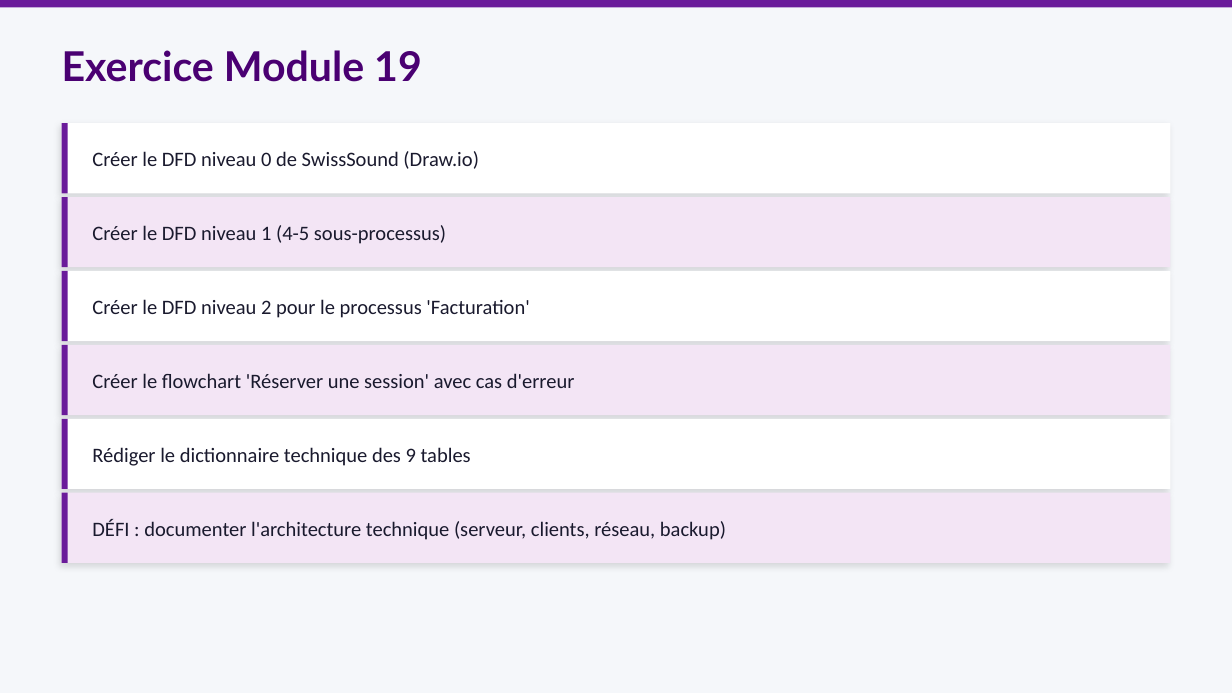
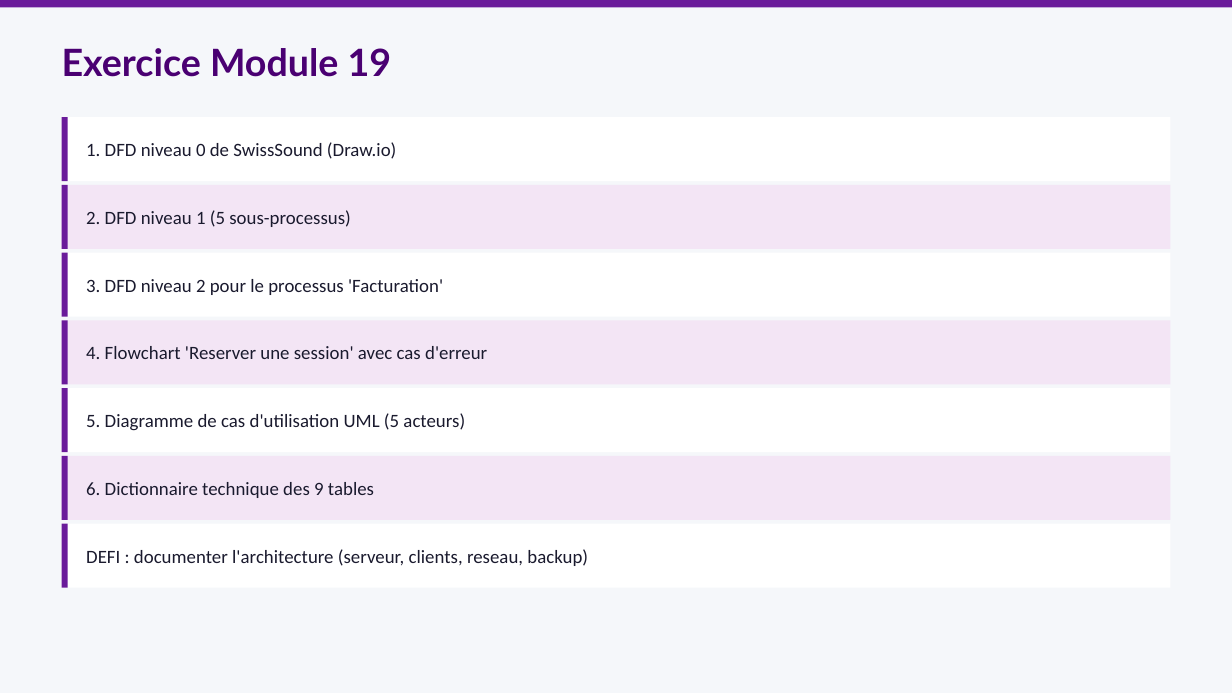
Before and after one commit to mbiTati/unit4_gamifie, a slide deck: slide 9 of pptx/Module19_Documentation_technique.pptx (slide 7 before the commit). Drawn at 1232x693 pixels with LibreOffice and Linux fonts; fonts in the diff are those of the drawing. Boxes give left, top, right and bottom in pixels: in the first picture for what was removed or moved away, otherwise in the second. Text is boxed around its words. In the diff, an @@ line names an element or a change of style, - is before the commit and + after.

Commit message:
📄 Module 19 enrichi avec diagrammes de cas d'utilisation UML (depuis Lo4_pptx.pdf) — include/extend, acteurs SwissSound, 11 slides

```diff
--- a/pptx/Module19_Documentation_technique.pptx
+++ b/pptx/Module19_Documentation_technique.pptx
@@ text "Exercice Module 19" at (x1=62, y1=48, x2=392, y2=77): size 24 to 22 pt @@
@@ rectangle resized from (x1=62, y1=123, x2=1170, y2=193) to (x1=62, y1=117, x2=1170, y2=181) @@
@@ rectangle resized from (x1=62, y1=123, x2=68, y2=193) to (x1=62, y1=117, x2=68, y2=181) @@
@@ text at (x1=86, y1=142, x2=396, y2=159): text changed; size 12 to 11 pt @@
-Créer le DFD niveau 0 de SwissSound (Draw.io)
+1. DFD niveau 0 de SwissSound (Draw.io)
@@ rectangle resized from (x1=62, y1=197, x2=1170, y2=267) to (x1=62, y1=185, x2=1170, y2=249) @@
@@ rectangle resized from (x1=62, y1=197, x2=68, y2=267) to (x1=62, y1=185, x2=68, y2=249) @@
@@ text at (x1=86, y1=210, x2=351, y2=227): text changed; size 12 to 11 pt @@
-Créer le DFD niveau 1 (4-5 sous-processus)
+2. DFD niveau 1 (5 sous-processus)
@@ rectangle resized from (x1=62, y1=271, x2=1170, y2=341) to (x1=62, y1=253, x2=1170, y2=317) @@
@@ rectangle resized from (x1=62, y1=271, x2=68, y2=341) to (x1=62, y1=253, x2=68, y2=317) @@
@@ text at (x1=86, y1=279, x2=443, y2=295): text changed; size 12 to 11 pt @@
-Créer le DFD niveau 2 pour le processus 'Facturation'
+3. DFD niveau 2 pour le processus 'Facturation'
@@ rectangle resized from (x1=62, y1=345, x2=1170, y2=415) to (x1=62, y1=320, x2=1170, y2=384) @@
@@ rectangle resized from (x1=62, y1=345, x2=68, y2=415) to (x1=62, y1=320, x2=68, y2=384) @@
@@ text at (x1=86, y1=346, x2=487, y2=359): text changed; size 12 to 11 pt @@
-Créer le flowchart 'Réserver une session' avec cas d'erreur
+4. Flowchart 'Reserver une session' avec cas d'erreur
@@ rectangle resized from (x1=62, y1=419, x2=1170, y2=489) to (x1=62, y1=388, x2=1170, y2=452) @@
@@ rectangle resized from (x1=62, y1=419, x2=68, y2=489) to (x1=62, y1=388, x2=68, y2=452) @@
@@ text added at (x1=86, y1=413, x2=465, y2=431), 11 pt, text #1A1A2E @@
+5. Diagramme de cas d'utilisation UML (5 acteurs)
@@ shadow off in 6 elements at (x1=62, y1=117, x2=1170, y2=181), (x1=62, y1=185, x2=1170, y2=249), (x1=62, y1=253, x2=1170, y2=317), (x1=62, y1=320, x2=1170, y2=384), (x1=62, y1=388, x2=1170, y2=452), (x1=62, y1=456, x2=1170, y2=520) @@
@@ rectangle resized from (x1=62, y1=493, x2=1170, y2=563) to (x1=62, y1=456, x2=1170, y2=520) @@
@@ rectangle resized from (x1=62, y1=493, x2=68, y2=563) to (x1=62, y1=456, x2=68, y2=520) @@
@@ text at (x1=86, y1=482, x2=374, y2=498): text changed; size 12 to 11 pt @@
-Rédiger le dictionnaire technique des 9 tables
+6. Dictionnaire technique des 9 tables
@@ rectangle added at (x1=62, y1=524, x2=1170, y2=588), fill #FFFFFF @@
@@ rectangle added at (x1=62, y1=524, x2=68, y2=588), fill #6A1B9A @@
@@ text at (x1=86, y1=549, x2=588, y2=566): text changed; size 12 to 11 pt @@
-DÉFI : documenter l'architecture technique (serveur, clients, réseau, backup)
+DEFI : documenter l'architecture (serveur, clients, reseau, backup)
```
Also in this commit, not shown: 6 other slides changed, 4 slides added, 2 slides removed.
